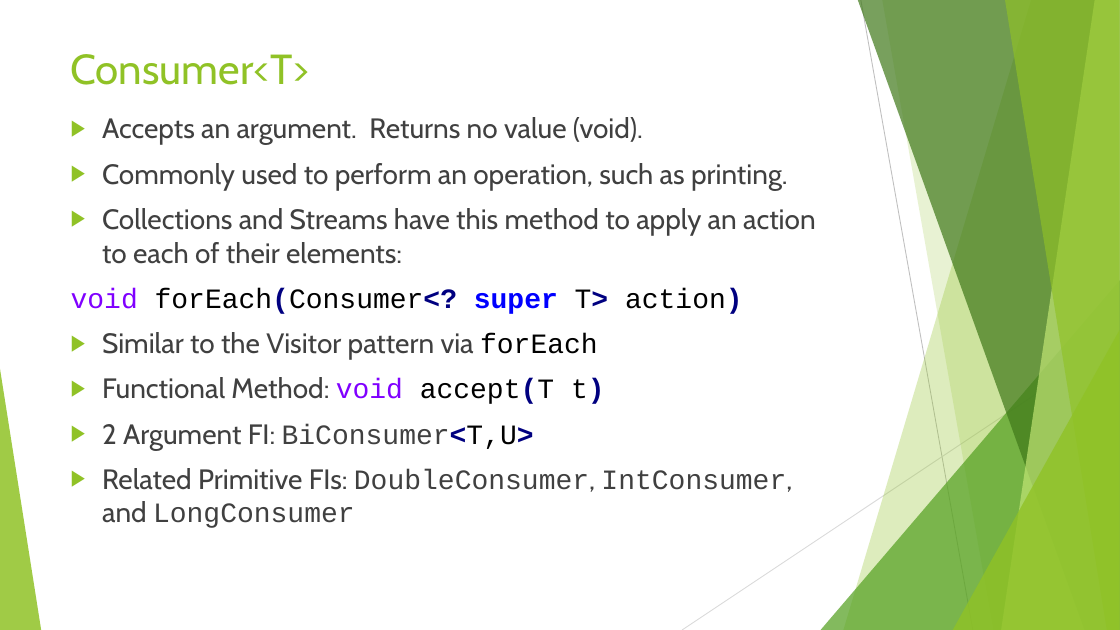
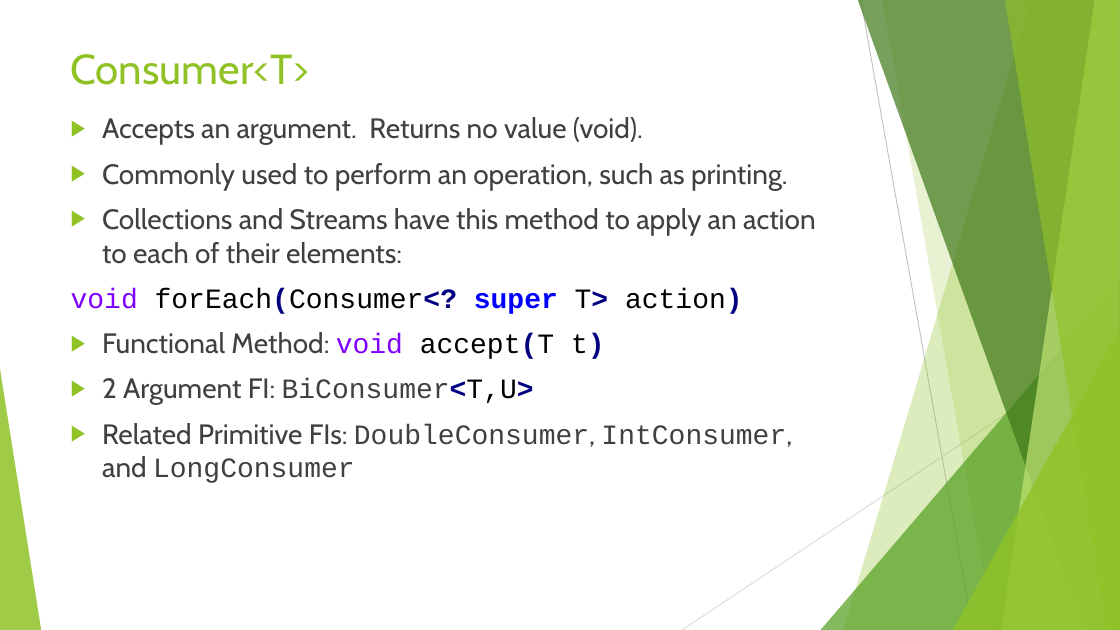
Before and after one commit to RichardRoda/2017-CodePaLOUsa-Lambda, a slide deck: slide 11 of Learning to Love the Lambda in the Stream.pptx. Drawn at 1120x630 pixels with LibreOffice and Linux fonts; fonts in the diff are those of the drawing. Boxes give left, top, right and bottom in pixels: in the first picture for what was removed or moved away, otherwise in the second. Text is boxed around its words. In the diff, an @@ line names an element or a change of style, - is before the commit and + after.

```diff
--- a/Learning to Love the Lambda in the Stream.pptx
+++ b/Learning to Love the Lambda in the Stream.pptx
@@ text at <box>102,332,598,360</box>: paragraph removed @@
-▶ Similar to the Visitor pattern via forEach
```
Also in this commit, not shown: 4 other slides changed.
